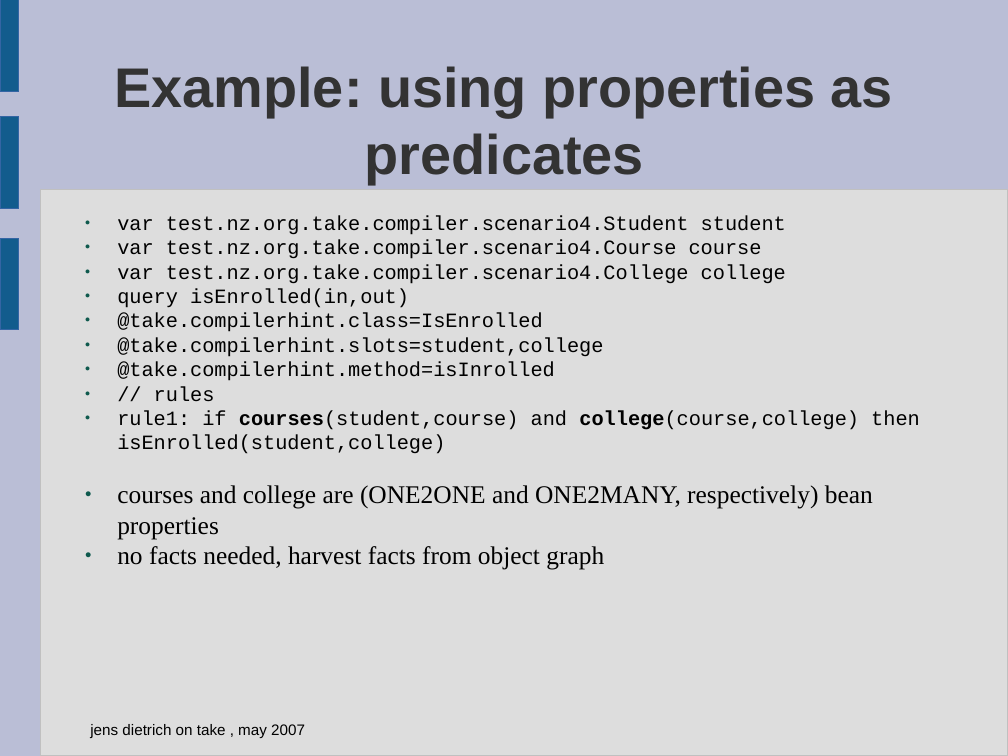
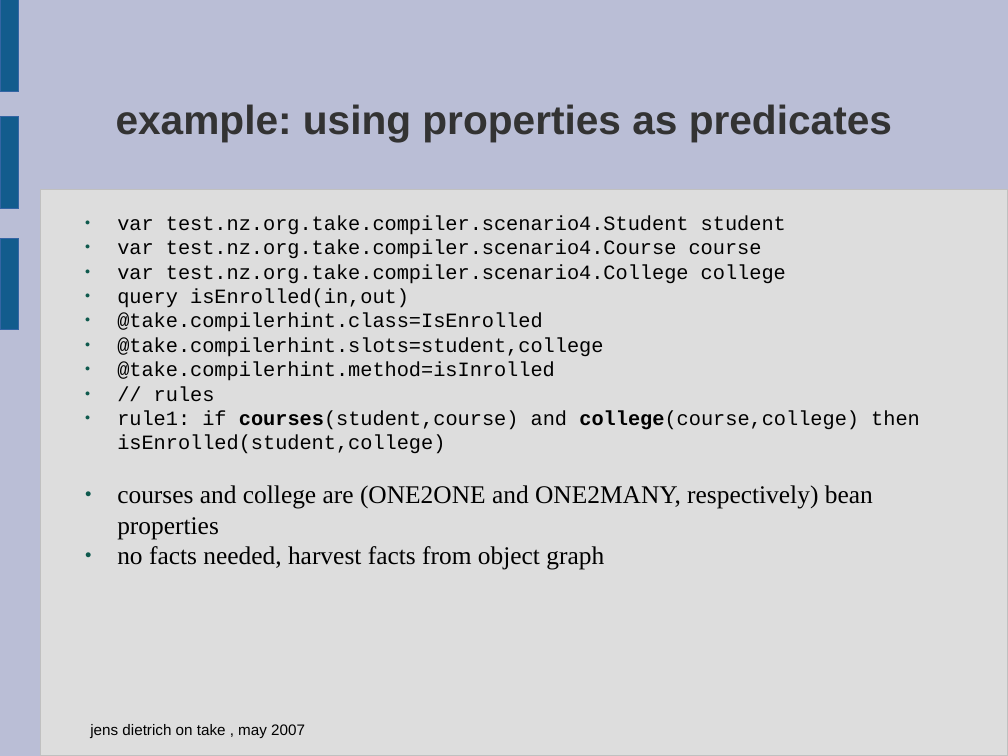
Before and after one commit to Koulio/take, a slide deck: slide 22 of take/docs/presentation-massey-may07.odp. Drawn at 1008x756 pixels with LibreOffice and Linux fonts; fonts in the diff are those of the drawing; background and template pictures are left out. Boxes give left, top, right and bottom in pixels: in the first picture for what was removed or moved away, otherwise in the second. Text is boxed around its words. In the diff, an @@ line names an element or a change of style, - is before the commit and + after.

```diff
--- a/take/docs/presentation-massey-may07.odp
+++ b/take/docs/presentation-massey-may07.odp
@@ title at (x1=116, y1=104, x2=892, y2=142): text changed; size 44 to 32 pt @@
-Example: using properties as predicates
+example: using properties as predicates
```
Also in this commit, not shown: 3 other slides changed.
